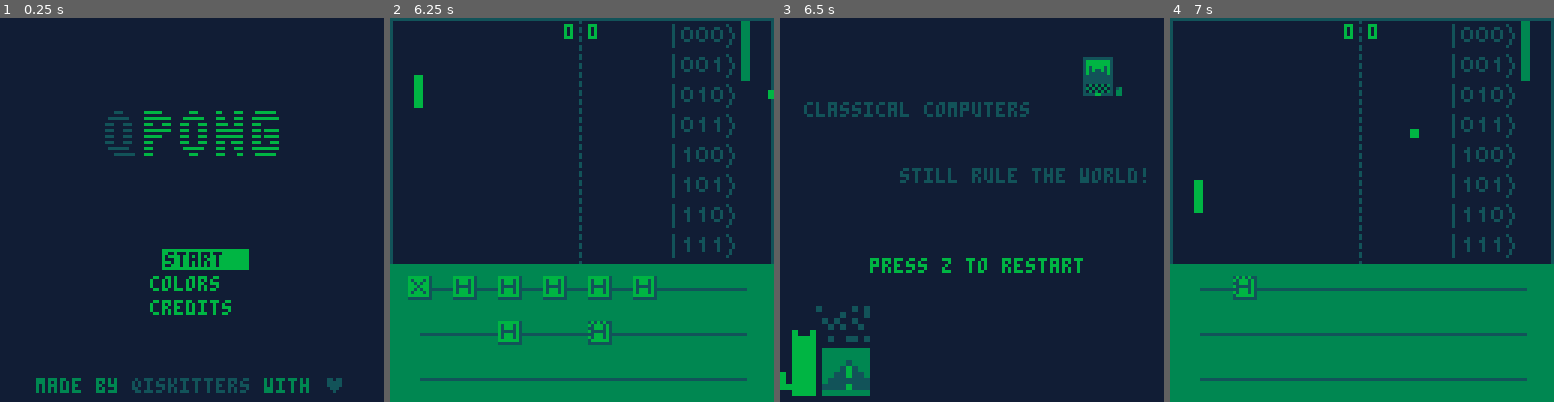
Above: before the commit, frames 1-4 (left to right).
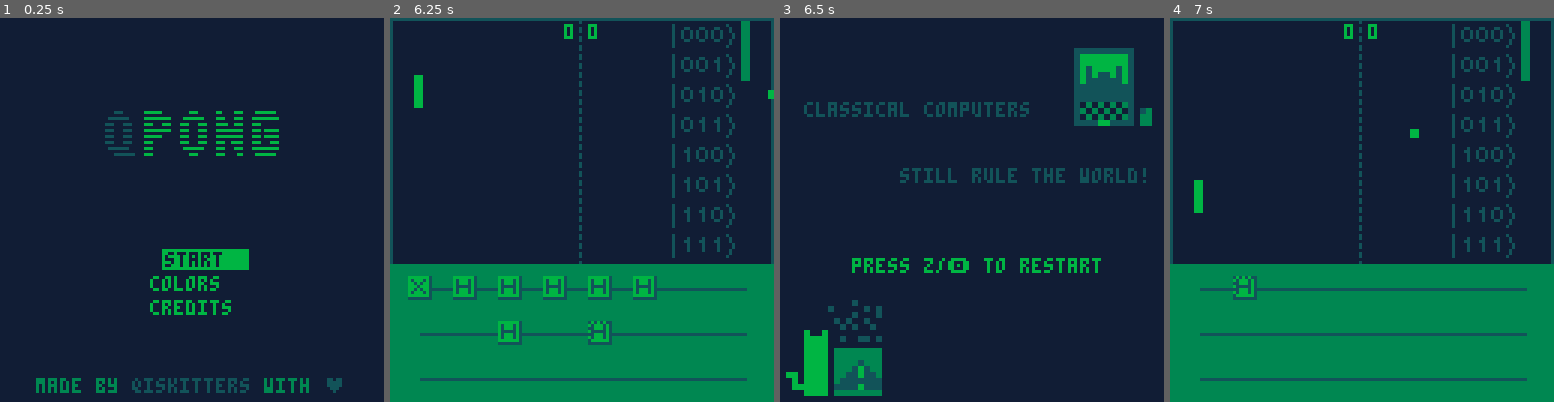
Above: after the commit, the same moments.

Repository: QPong/QPong-PICO-8
Game: PICO-8 cartridge qpong.p8
The game is run twice, just before and just after one commit, with the same random seed, the same clock (stepped at 60 frames per second) and the same inputs.
Inputs:
- Up to frame 1 (0.25 s): no input
- Up to frame 2 (6.25 s): tap X (X key) at 0.33, 1.07, 1.85, 2.97, 4.08, 5.2 s; tap O (Z key) at 0.7, 1.7, 2.1, 2.5, 2.9, 3.3, 3.7, 4.1, 4.5, 4.9, 5.3, 5.7, 6.1 s; hold Right 1.6-2.1 s; hold Up 2.15-2.42 s; hold Right 2.47-3.03 s; hold Left 3.08-3.58 s; hold Down 3.63-3.97 s; hold Right 4.02-4.68 s; hold Up 4.73-5.03 s; hold Left 5.08-5.68 s; hold Down 5.73-6.03 s; hold Right from 6.08 s (still down)
- Up to frame 3 (6.5 s): keep holding Right; tap X (X key) at 6.32 s
- Up to frame 4 (7 s): tap O (Z key) at 6.5, 6.9 s; release Right at 6.58 s; hold Right from 6.63 s (still down)

Frames 1-2 are identical in both runs. In frame 3, 6.6% of the frame differs, in the area x 0-97%, y 7-99%; in frame 4, nothing differs.

Commit message:
use sspr to draw computer

Diff:
--- a/qpong.p8
+++ b/qpong.p8
@@ -562,7 +562,7 @@
     -- quantum advantgage
     sspr(0,112,80,16,24,40)
     -- cat
-    sspr(25,97,16,16,0,96,32,32)
+    sspr(24,96,16,16,2,94,32,32)
 
     draw_qiskit_logo(100,10)
 
@@ -573,18 +573,15 @@
     print("classical computers",8,28,8)
     print("still rule the world!",40,50,8)
     --cat
-    sspr(1,97,16,16,0,96,32,32)
+    sspr(0,96,16,16,2,94,32,32)
 
     --computer
-    spr(197,100,10)
-    spr(198,108,10)
-    spr(213,100,18)
-    spr(214,108,18)
+    sspr(40,96,16,16,96,4,32,32)
   end
 
   --restart
   if blink_timer < 40 then
-      print("press z to restart", 30, 80, 10)
+      print("press z/\142 to restart", 24, 80, 10)
   end
 end
 
@@ -594,7 +591,7 @@
   spr(200,x+8,y)
   spr(215,x,y+8)
   spr(216,x+8,y+8)
-  print("qiskit", x-3, y+19)
+  print("qiskit", x-3, y+19, 6)
 end
 
 function draw_game()
@@ -1064,20 +1061,20 @@
 000000000000000000000000000000000000000000000000000000000000000000000000000000000000000000000000dd00000dd00088000033333000000000
 00000000000b00000000000000000000000000000000000000000000000770777707700000000000000000000000000000000000000000000000000000000000
 0000000b00000b0b000000000000000000000000000000000000000000777700007777000aaaaaa0000000000000000000000000000000000000000000000000
-00000000000b000b000000000000000000000707000000000000000007777777777777700a0000a0000000000000000000000000000000000000000000000000
-00000000b0b00b00000000000000007770000777011111111110000077099000000000770a0000a0000000000000000000000000000000000000000000000000
-000000000b0b00b0000000000001000077777070017777777710000070799777777777070a0000a0000000000000a00000000000000000000000000000000000
-0007007000000000000000000000100000777700017777777710000007777977777777700a00a0a0a0a0aaa0aaa0aa0a0a0aaaaa000000000000000000000000
-000777700b00bb0b000000000000010000700700017977779710000070777797777777070a000aa0a0a0a0a0a0a0a00a0a0a0a0a000000000000000000000000
-0007777000000000000000000000010007007000017979979710000077000009000000770aaaaaaaaaaaaaaaa0aaaaaaaaaa0a0a000000000000000000000000
-00077770333333330000000000900001000000000179999997100000777777779777777700000000000000000000000000000000000000000000000000000000
-00077770333333330000000000900010001011000111111111100000770000000900007700aa0000000000000000000000000000000000000000000000000000
-0007777033338333000000000090000001000000011111111110000070777777779777070a00a000a00000000000000000000000000000000000000000000000
-000777703338a8330000000000999999000000000dddddddddd0000007777777777997700a00a000a00000000000000000000000000000000000000000000000
-770777703388a8830000000000999999000000000d06060606d0000070777777777997070a00a000a0000000000000a000000000000000000000000000000000
-07077770388888880000000000999999000000000d60606060d0d60007000000000000700aaaa0aaa0a0a0aaa0aaa0aa0aaa0aaa0aaa00000000000000000000
-077777708888a8880000000000999999000000000d06060606d0660000777777777777000a00a0a0a0a0a0a0a0a0a0a00a0a0a0a0a0a00000000000000000000
-00077770333333330000000000999999000000000dddd77dddd0660000077700007770000a00a0aaa00a00aaaaa0aaaaaaaaaa0aaaaa00000000000000000000
+00000000000b000b000000000000000000070700000000000000000007777777777777700a0000a0000000000000000000000000000000000000000000000000
+00000000b0b00b00000000000000777000077700011111111110000077099000000000770a0000a0000000000000000000000000000000000000000000000000
+000000000b0b00b0000000000100007777707000017777777710000070799777777777070a0000a0000000000000a00000000000000000000000000000000000
+0007007000000000000000000010000077770000017777777710000007777977777777700a00a0a0a0a0aaa0aaa0aa0a0a0aaaaa000000000000000000000000
+000777700b00bb0b000000000001000070070000017977779710000070777797777777070a000aa0a0a0a0a0a0a0a00a0a0a0a0a000000000000000000000000
+0007777000000000000000000001000700700000017979979710000077000009000000770aaaaaaaaaaaaaaaa0aaaaaaaaaa0a0a000000000000000000000000
+00077770333333330000000090000100000000000179999997100000777777779777777700000000000000000000000000000000000000000000000000000000
+00077770333333330000000090001000101100000111111111100000770000000900007700aa0000000000000000000000000000000000000000000000000000
+0007777033338333000000009000000100000000011111111110000070777777779777070a00a000a00000000000000000000000000000000000000000000000
+000777703338a8330000000099999900000000000dddddddddd0000007777777777997700a00a000a00000000000000000000000000000000000000000000000
+770777703388a8830000000099999900000000000d06060606d0000070777777777997070a00a000a0000000000000a000000000000000000000000000000000
+07077770388888880000000099999900000000000d60606060d0d60007000000000000700aaaa0aaa0a0a0aaa0aaa0aa0aaa0aaa0aaa00000000000000000000
+077777708888a8880000000099999900000000000d06060606d0660000777777777777000a00a0a0a0a0a0a0a0a0a0a00a0a0a0a0a0a00000000000000000000
+00077770333333330000000099999900000000000dddd77dddd0660000077700007770000a00a0aaa00a00aaaaa0aaaaaaaaaa0aaaaa00000000000000000000
 0000000000000000000000000000000000000000000000000000000000000000000000000000000000000000000000000000000a0a0000000000000000000000
 0aaaaaa00000000000000000000000000000000000aa000000000000000000000000000000000000000000000000000000000aaa0aaa00000000000000000000
 0a0000a0000000000000000000000000000000000a00a000a0000000000000000000000000000000000000000000000000000000000000000000000000000000
